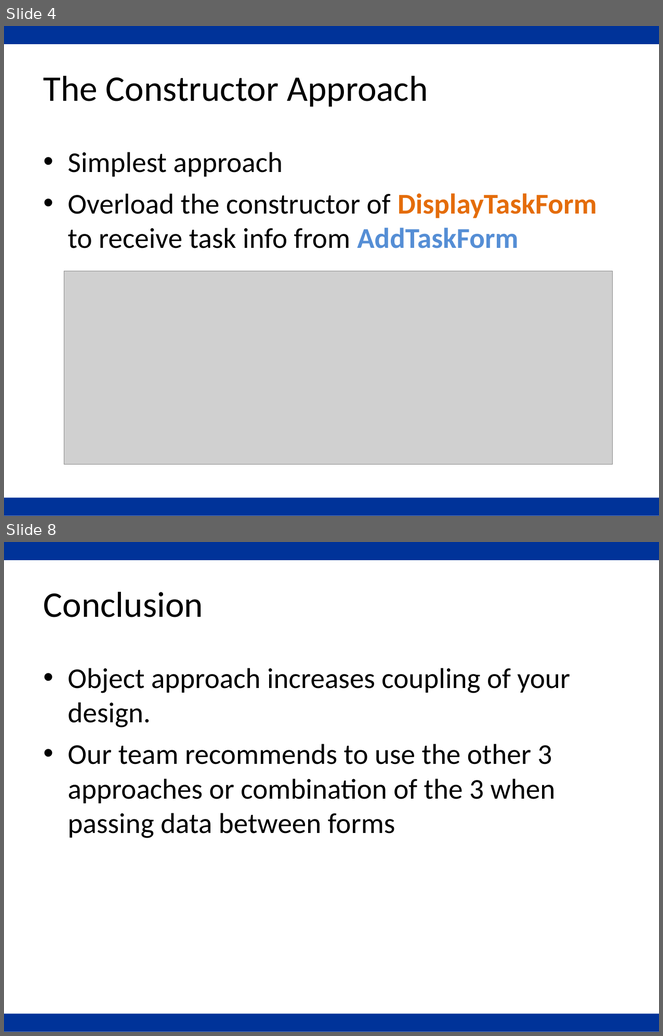
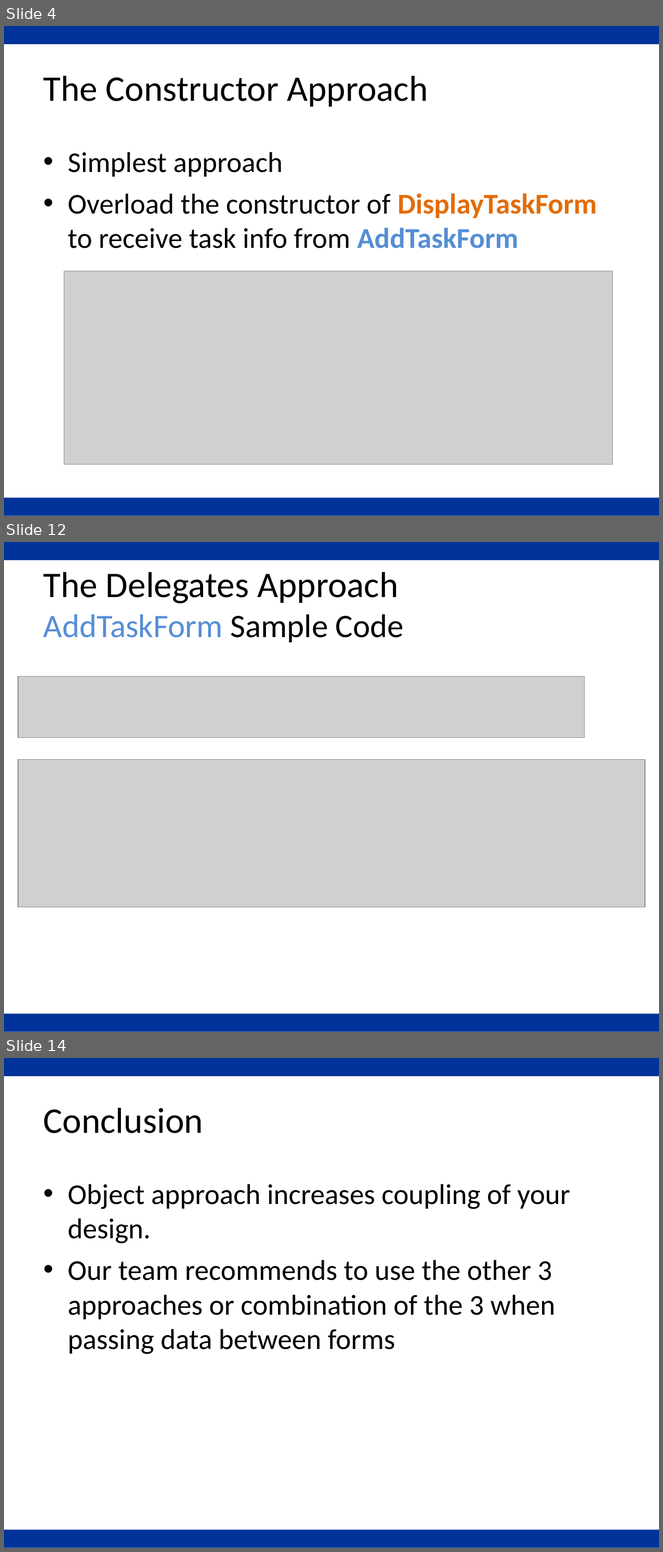
Before and after one commit to riverstore/syncsharp, a slide deck: LightningTalk/LightningTalk.ppt. Shown one above the other, each under a label of ours: slides 4 and 8 before the commit, slides 4, 12 and 14 after it; the slides between them are not shown. The pictures are 663x1036 and 663x1552 pixels, drawn with LibreOffice and Linux fonts; fonts in the diff are those of the drawing; grey boxes stand for pictures; background and template pictures are left out. Boxes give left, top, right and bottom in pixels: in the first picture for what was removed or moved away, otherwise in the second. Text is boxed around its words. In the diff, an @@ line names an element or a change of style, - is before the commit and + after.

```diff
--- a/LightningTalk/LightningTalk.ppt
+++ b/LightningTalk/LightningTalk.ppt
@@ slide 12 added at [4, 542, 659, 1032], background #FFFFFF; not listed: 2 template elements that a slide beside it also shows @@
@@ title added at [44, 572, 404, 643], 40 pt, text #000000 @@
+The Delegates Approach
+AddTaskForm Sample Code
@@ picture added at [18, 677, 585, 738] @@
@@ picture added at [18, 759, 646, 907] @@
@@ what was slide 8 is now slide 14 @@
```
Also in this commit, not shown: 3 slides changed, 5 other slides added, 1 other file.
